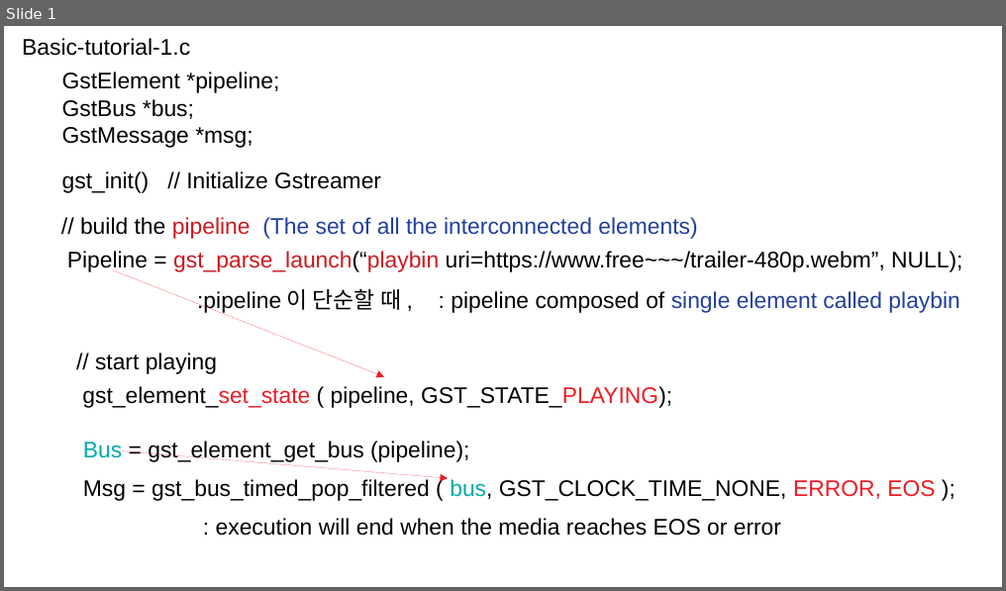
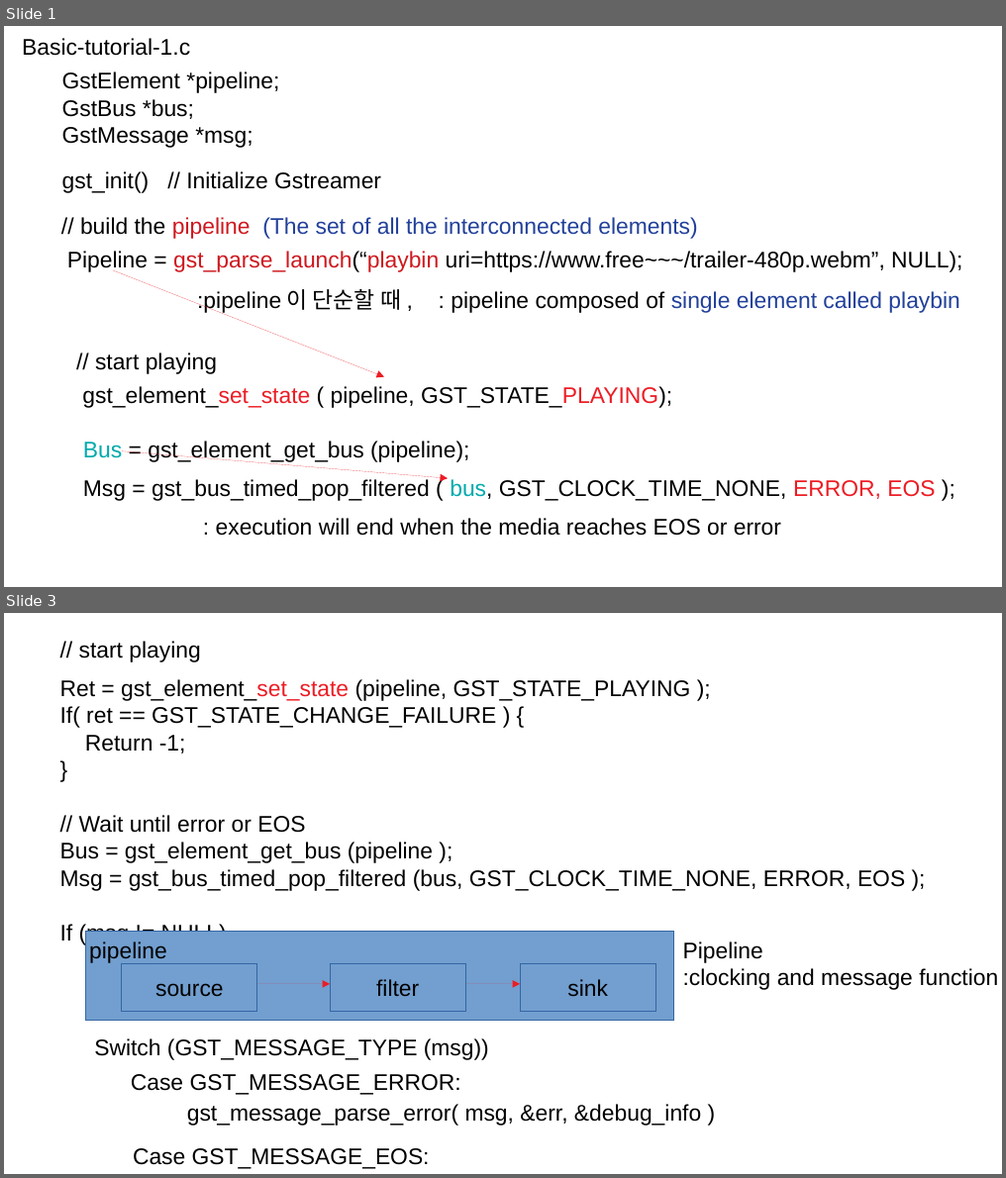
Before and after one commit to twoload/Software, a slide deck: opensource/gstreamer/myReview.odp. Shown one above the other, each under a label of ours: slide 1 before the commit, slides 1 and 3 after it; the slides between them are not shown. The pictures are 1006x591 and 1006x1178 pixels, drawn with LibreOffice and Linux fonts; fonts in the diff are those of the drawing. Boxes give left, top, right and bottom in pixels: in the first picture for what was removed or moved away, otherwise in the second. Text is boxed around its words. In the diff, an @@ line names an element or a change of style, - is before the commit and + after.

```diff
--- a/opensource/gstreamer/myReview.odp
+++ b/opensource/gstreamer/myReview.odp
@@ slide 3 added at (4,613,1002,1174), background #FFFFFF @@
@@ text added at (79,641,200,663), 18 pt, text #000000 @@
+// start playing
@@ text added at (60,679,905,946), 18 pt, text #000000 @@
+Ret = gst_element_set_state (pipeline, GST_STATE_PLAYING );
+If( ret == GST_STATE_CHANGE_FAILURE ) {
+Return -1;
+}
+// Wait until error or EOS
+Bus = gst_element_get_bus (pipeline );
+Msg = gst_bus_timed_pop_filtered (bus, GST_CLOCK_TIME_NONE, ERROR, EOS );
+If (msg != NULL)
@@ rectangle added at (85,932,674,1021), fill #729FCF, outline #3465A4 0 pt @@
@@ text added at (89,942,167,963), 18 pt, text #000000 @@
+pipeline
@@ rectangle added at (122,964,257,1011), fill #729FCF, outline #3465A4 0 pt, 18 pt, text #000000 @@
+source
@@ rectangle added at (330,964,465,1011), fill #729FCF, outline #3465A4 0 pt, 18 pt, text #000000 @@
+filter
@@ rectangle added at (520,964,656,1011), fill #729FCF, outline #3465A4 0 pt, 18 pt, text #000000 @@
+sink
@@ text added at (683,942,998,990), 18 pt, text #000000 @@
+Pipeline
+:clocking and message function
@@ arrow added from (257, 984) to (330, 984), #ED1C24 0 pt @@
@@ arrow added from (465, 984) to (520, 984), #ED1C24 0 pt @@
@@ text added at (94,1039,489,1060), 18 pt, text #000000 @@
+Switch (GST_MESSAGE_TYPE (msg))
@@ text added at (131,1074,461,1095), 18 pt, text #000000 @@
+Case GST_MESSAGE_ERROR:
@@ text added at (187,1104,701,1126), 18 pt, text #000000 @@
+gst_message_parse_error( msg, &err, &debug_info )
@@ text added at (133,1149,430,1169), 18 pt, text #000000 @@
+Case GST_MESSAGE_EOS:
```
Also in this commit, not shown: 1 other slide added, 2 slides removed.
